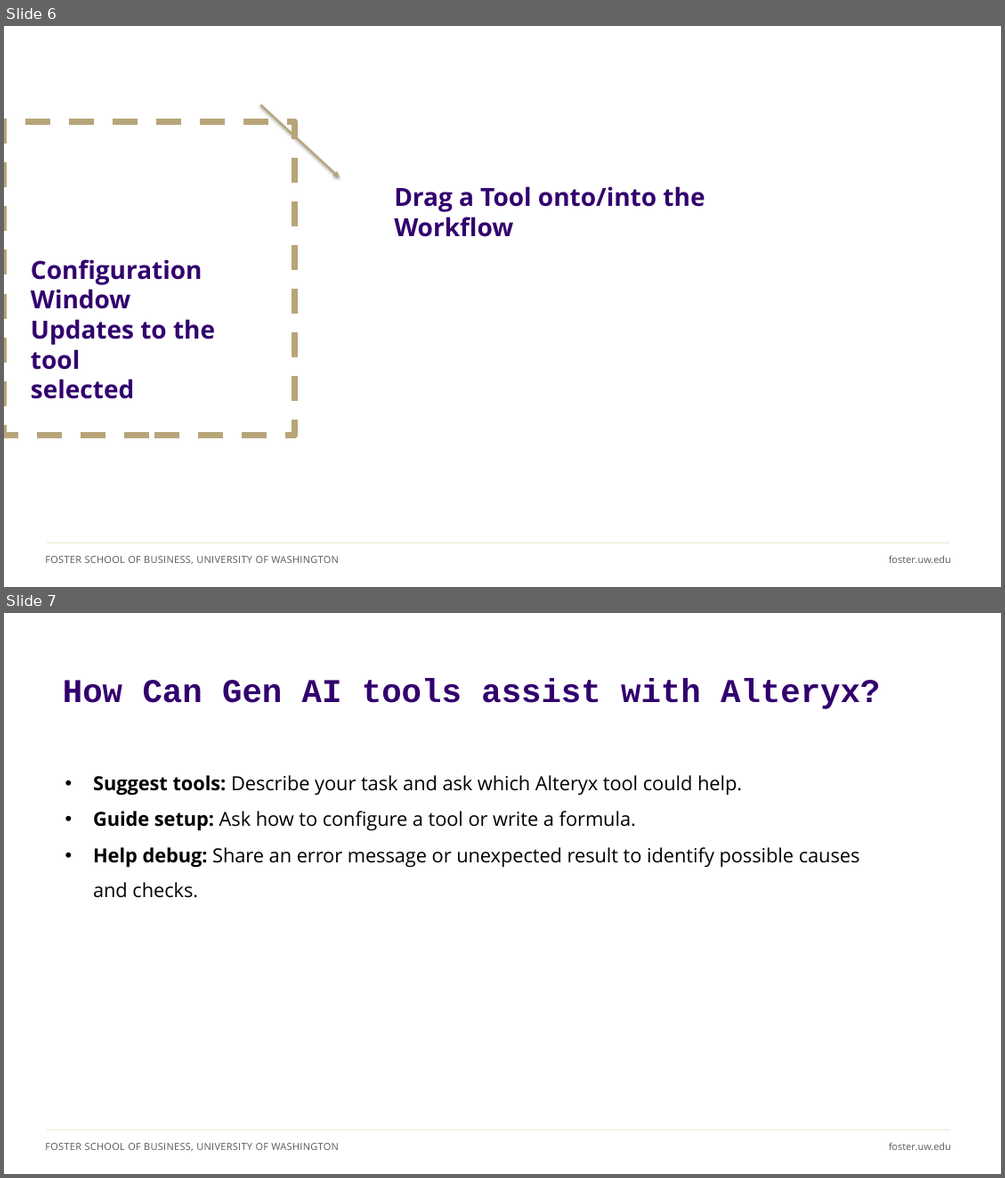
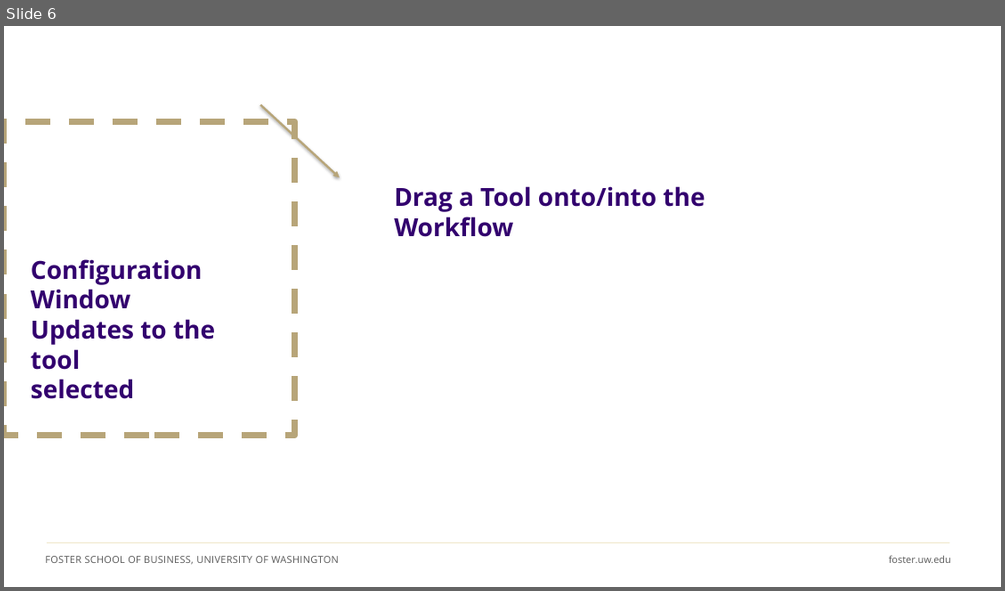
Before and after one commit to ashercurtis/slides.io, a slide deck: ACCTG320/ACCTG320Class11_2026.pptx. Shown one above the other, each under a label of ours: slides 6 and 7 before the commit, slide 6 after it. The pictures are 1005x1178 and 1005x591 pixels, drawn with LibreOffice and Linux fonts; fonts in the diff are those of the drawing; background and template pictures are left out. Boxes give left, top, right and bottom in pixels: in the first picture for what was removed or moved away, otherwise in the second. Text is boxed around its words. In the diff, an @@ line names an element or a change of style, - is before the commit and + after.

```diff
--- a/ACCTG320/ACCTG320Class11_2026.pptx
+++ b/ACCTG320/ACCTG320Class11_2026.pptx
@@ slide 7 removed at (4,613,1001,1174), background #FFFFFF; not listed: 3 template elements that a slide beside it also shows @@
@@ title removed at (63,678,880,709) @@
-How Can Gen AI tools assist with Alteryx?
@@ text removed at (93,775,860,898) @@
-• Suggest tools: Describe your task and ask which Alteryx tool could help.
-• Guide setup: Ask how to configure a tool or write a formula.
-• Help debug: Share an error message or unexpected result to identify possible causes and checks.
```
Also in this commit, not shown: 7 slides changed, 3 slides added, 9 other slides removed, 1 other file.
